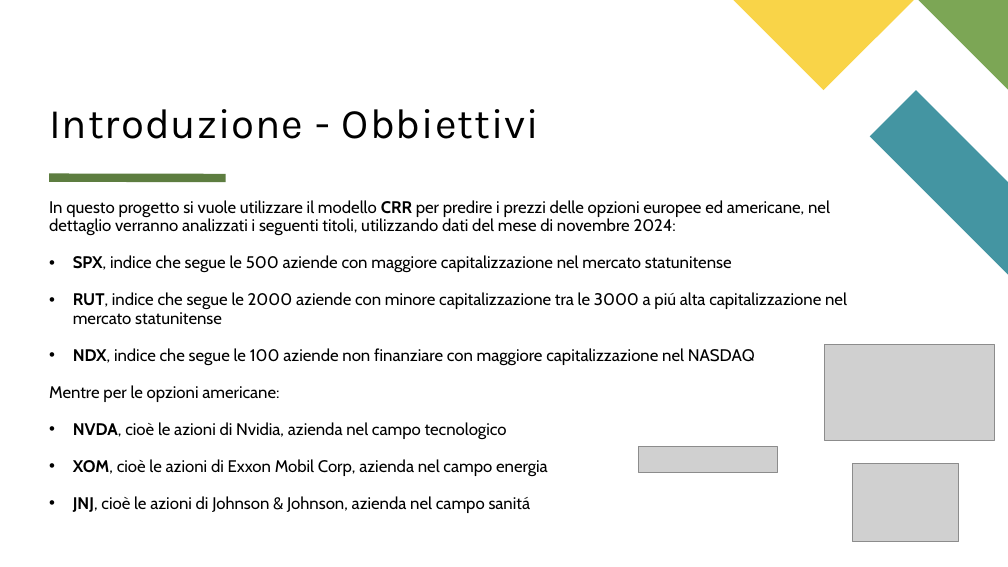
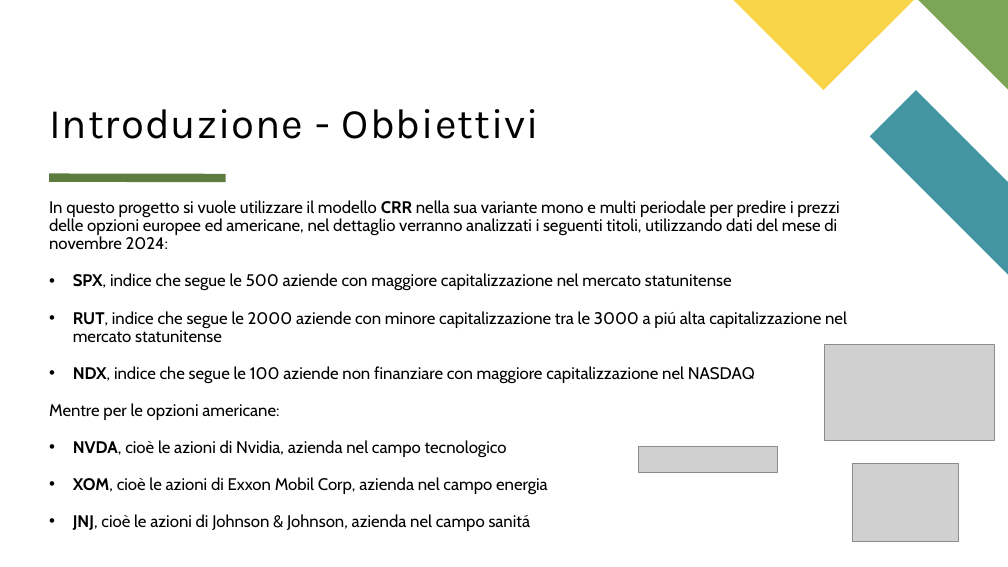
Before and after one commit to matteo-conti-97/MPSMF_Project, a slide deck: slide 5 of presentazione.pptx. Drawn at 1008x567 pixels with LibreOffice and Linux fonts; fonts in the diff are those of the drawing; grey boxes stand for pictures. Boxes give left, top, right and bottom in pixels: in the first picture for what was removed or moved away, otherwise in the second. Text is boxed around its words. In the diff, an @@ line names an element or a change of style, - is before the commit and + after.

Commit message:
slide

```diff
--- a/presentazione.pptx
+++ b/presentazione.pptx
@@ text at [49,200,839,249]: text changed @@
-In questo progetto si vuole utilizzare il modello CRR per predire i prezzi delle opzioni europee ed americane, nel dettaglio verranno analizzati i seguenti titoli, utilizzando dati del mese di novembre 2024:
+In questo progetto si vuole utilizzare il modello CRR nella sua variante mono e multi periodale per predire i prezzi delle opzioni europee ed americane, nel dettaglio verranno analizzati i seguenti titoli, utilizzando dati del mese di novembre 2024:
```
Also in this commit, not shown: 3 other slides changed, 6 slides added, 15 other files.
